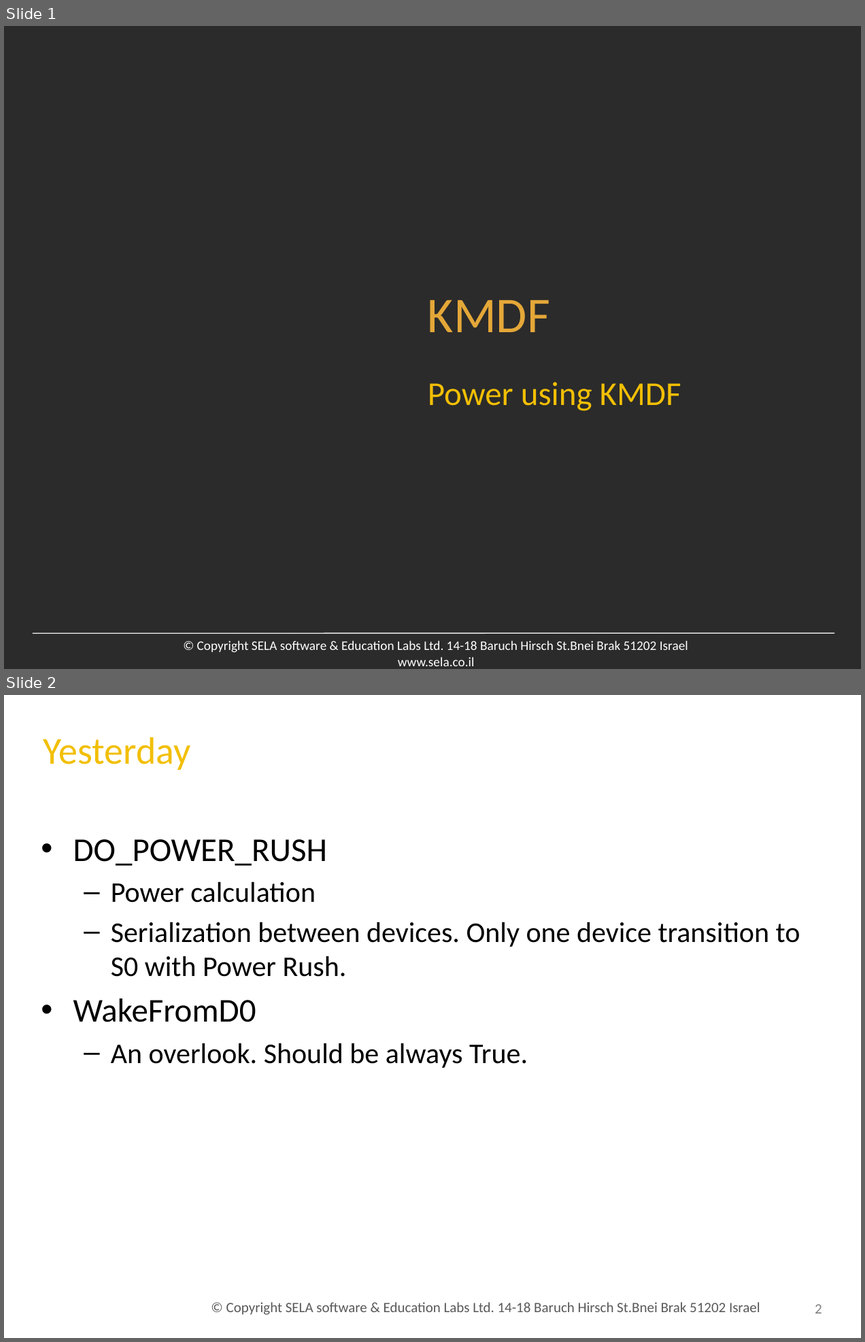
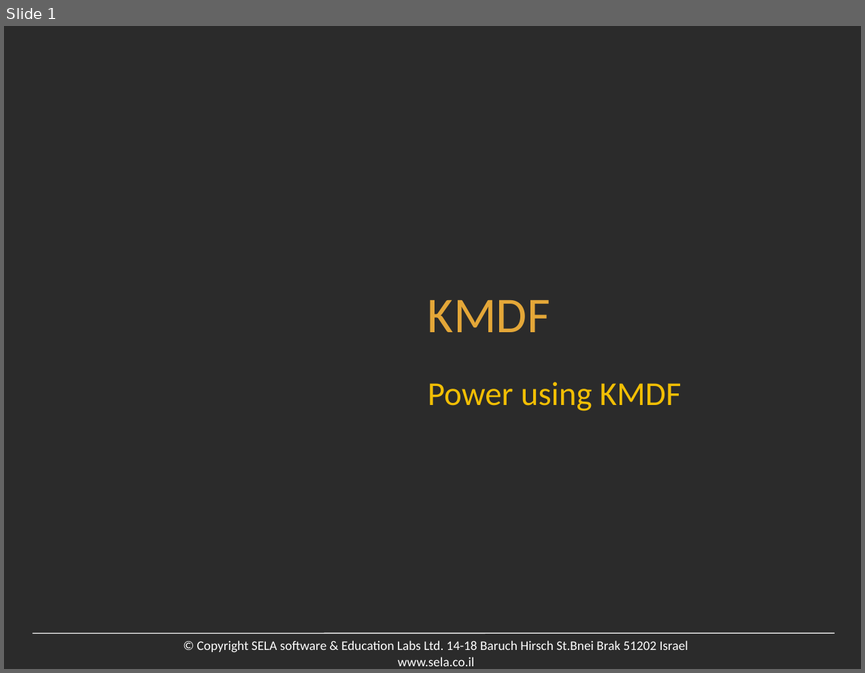
Before and after one commit to uri247/Projects, a slide deck: pmgmt/Pow005.Kmdf.pptx. Shown one above the other, each under a label of ours: slides 1 and 2 before the commit, slide 1 after it. The pictures are 865x1342 and 865x673 pixels, drawn with LibreOffice and Linux fonts; fonts in the diff are those of the drawing; background and template pictures are left out; a plain dark background stands for a picture behind light text. Boxes give left, top, right and bottom in pixels: in the first picture for what was removed or moved away, otherwise in the second. Text is boxed around its words. In the diff, an @@ line names an element or a change of style, - is before the commit and + after.

```diff
--- a/pmgmt/Pow005.Kmdf.pptx
+++ b/pmgmt/Pow005.Kmdf.pptx
@@ slide 2 removed at [4, 695, 861, 1338], background picture (left out) @@
@@ title removed at [43, 737, 191, 770] @@
-Yesterday
@@ text removed at [73, 839, 800, 1068] @@
-• DO_POWER_RUSH
-  – Power calculation
-  – Serialization between devices. Only one device transition to S0 with Power Rush.
-• WakeFromD0
-  – An overlook. Should be always True.
@@ text removed at [226, 1302, 760, 1314] @@
-© Copyright SELA software & Education Labs Ltd. 14-18 Baruch Hirsch St.Bnei Brak 51202 Israel
@@ page number removed at [815, 1304, 822, 1313] @@
-2
```
Also in this commit, not shown: 3 other slides removed, 8 other files.
